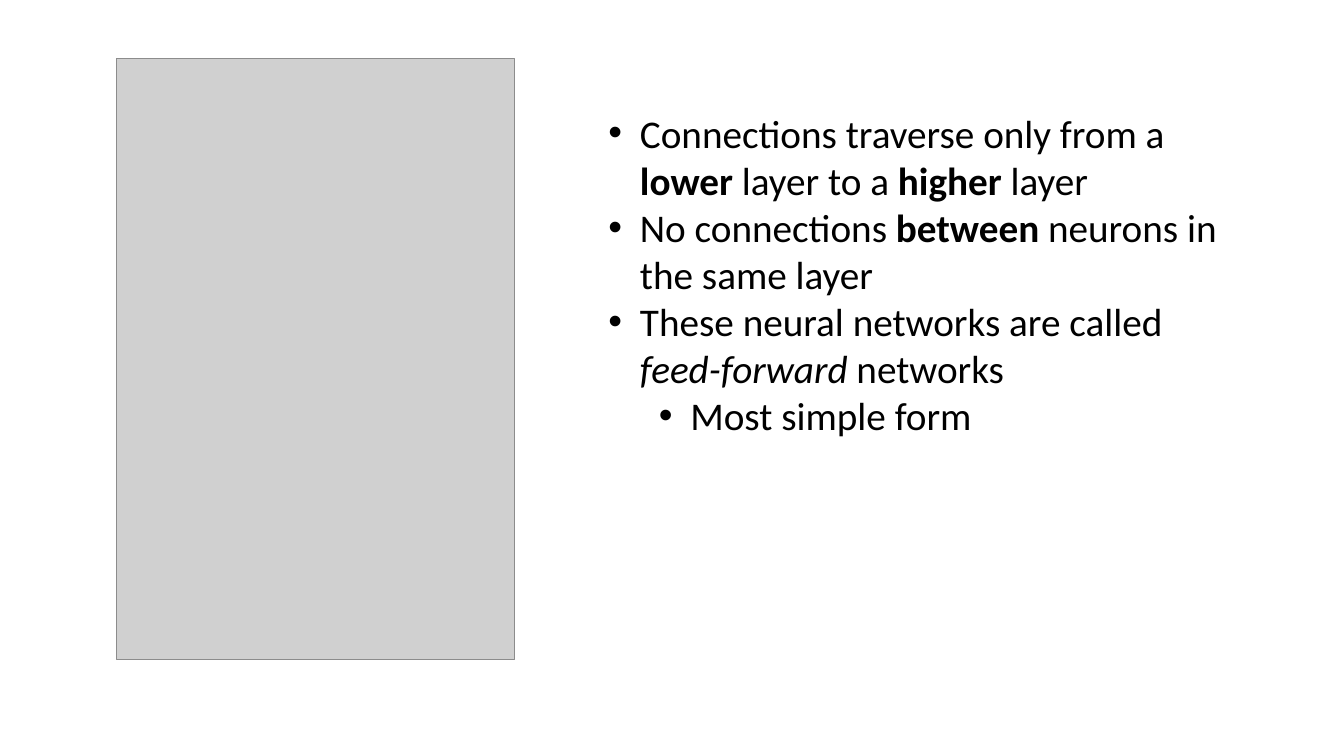
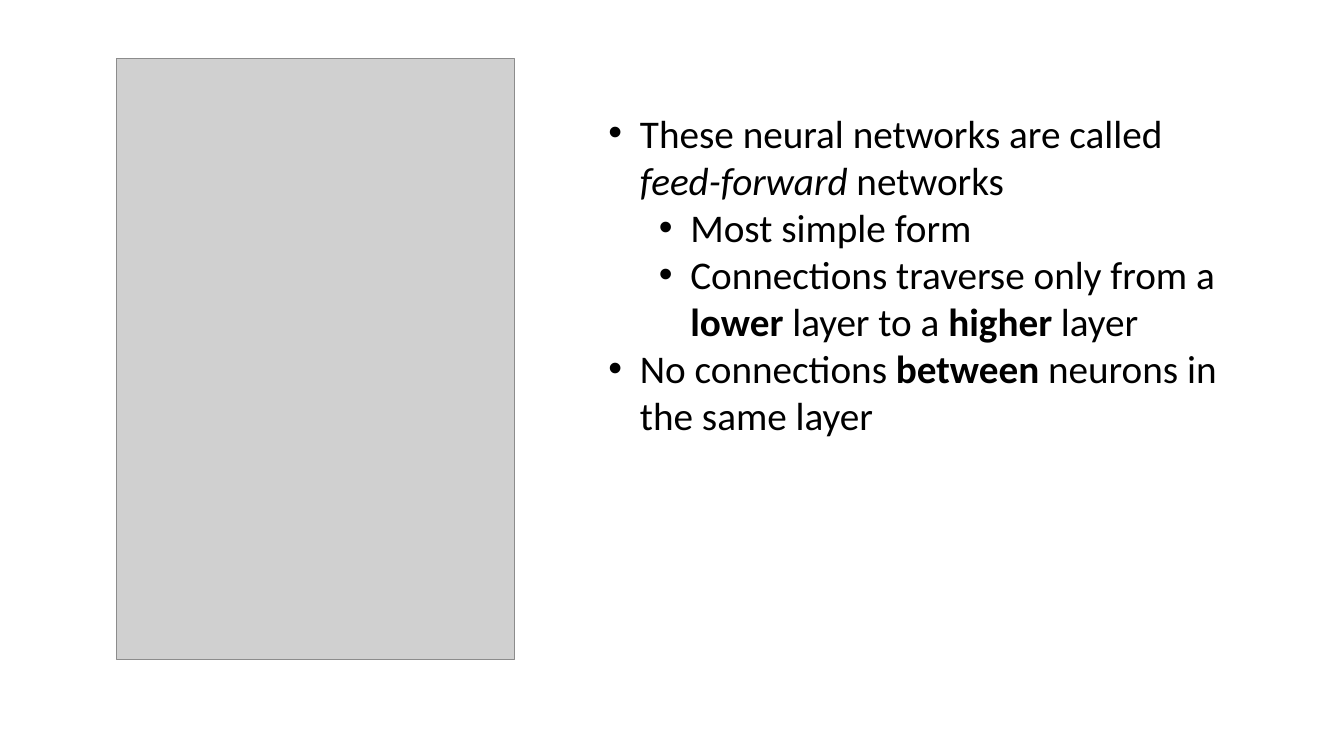
Before and after one commit to YeabinMoonEcon/BUS211, a slide deck: slide 44 of BUS243_NLP/lecture_notes/Lecture5.pptx (slide 42 before the commit). Drawn at 1344x756 pixels with LibreOffice and Linux fonts; fonts in the diff are those of the drawing; grey boxes stand for pictures. Boxes give left, top, right and bottom in pixels: in the first picture for what was removed or moved away, otherwise in the second. Text is boxed around its words. In the diff, an @@ line names an element or a change of style, - is before the commit and + after.

```diff
--- a/BUS243_NLP/lecture_notes/Lecture5.pptx
+++ b/BUS243_NLP/lecture_notes/Lecture5.pptx
@@ text at [640, 120, 1162, 249]: paragraphs added @@
+• These neural networks are called feed-forward networks
+  • Most simple form
@@ text at [690, 261, 1215, 343]: list level 1 to 2 in "Connections traverse only from a ..." @@
@@ text at [640, 308, 1162, 437]: paragraphs removed @@
-• These neural networks are called feed-forward networks
-  • Most simple form
```
Also in this commit, not shown: 19 other slides changed, 3 slides added, 2 other files.
